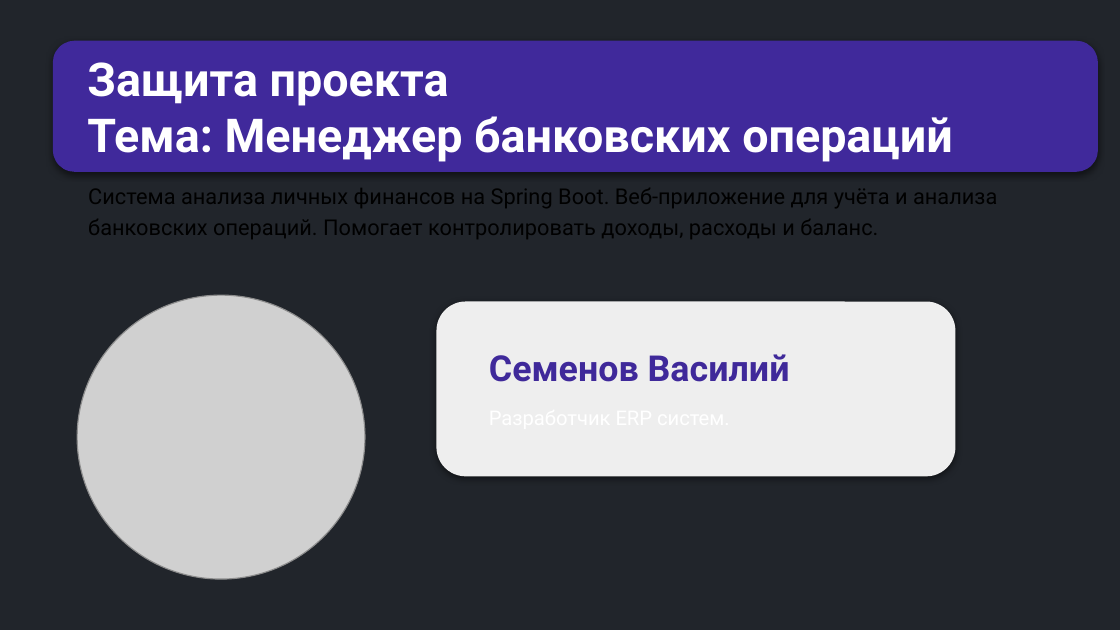
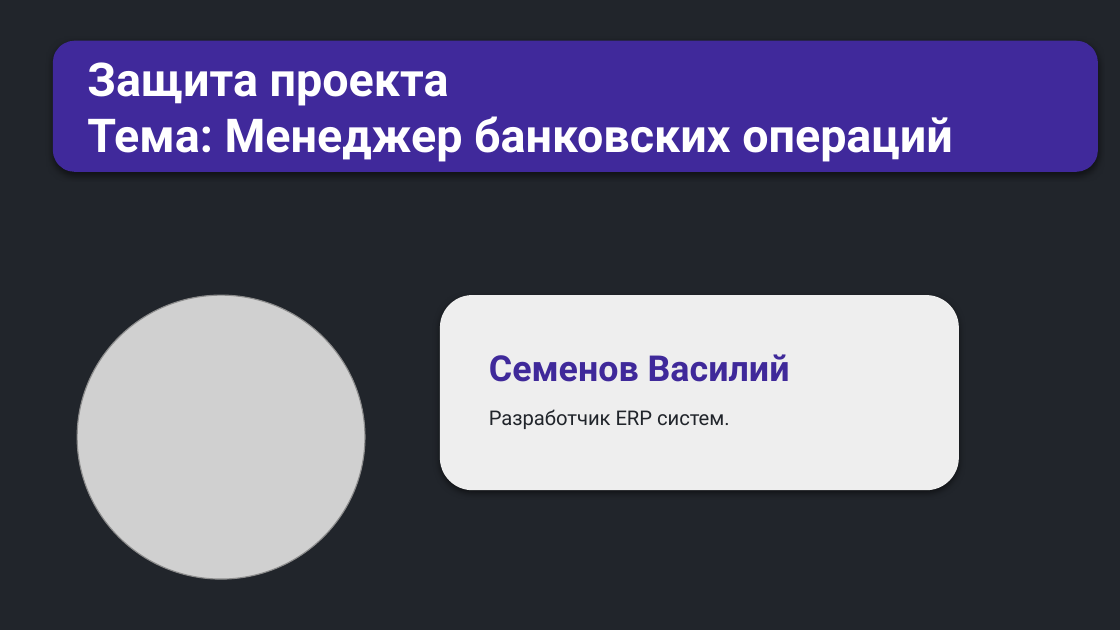
Before and after one commit to semusv/Bank_analyzer, a slide deck: slide 3 of bank_analyzer.pptx. Drawn at 1120x630 pixels with LibreOffice and Linux fonts; fonts in the diff are those of the drawing; grey boxes stand for pictures. Boxes give left, top, right and bottom in pixels: in the first picture for what was removed or moved away, otherwise in the second. Text is boxed around its words. In the diff, an @@ line names an element or a change of style, - is before the commit and + after.

```diff
--- a/bank_analyzer.pptx
+++ b/bank_analyzer.pptx
@@ text removed at [88, 188, 997, 239] @@
-Система анализа личных финансов на Spring Boot. Веб-приложение для учёта и анализа банковских операций. Помогает контролировать доходы, расходы и баланс.
@@ rounded rectangle: place and size @@
-rounded rectangle at [437, 301, 955, 476]
+rounded rectangle at [440, 296, 959, 491]
@@ text added at [489, 409, 730, 429], 13 pt, text #21252B @@
+Разработчик ERP систем.
```
Also in this commit, not shown: 29 other slides changed, 5 slides added, 9 other files.
